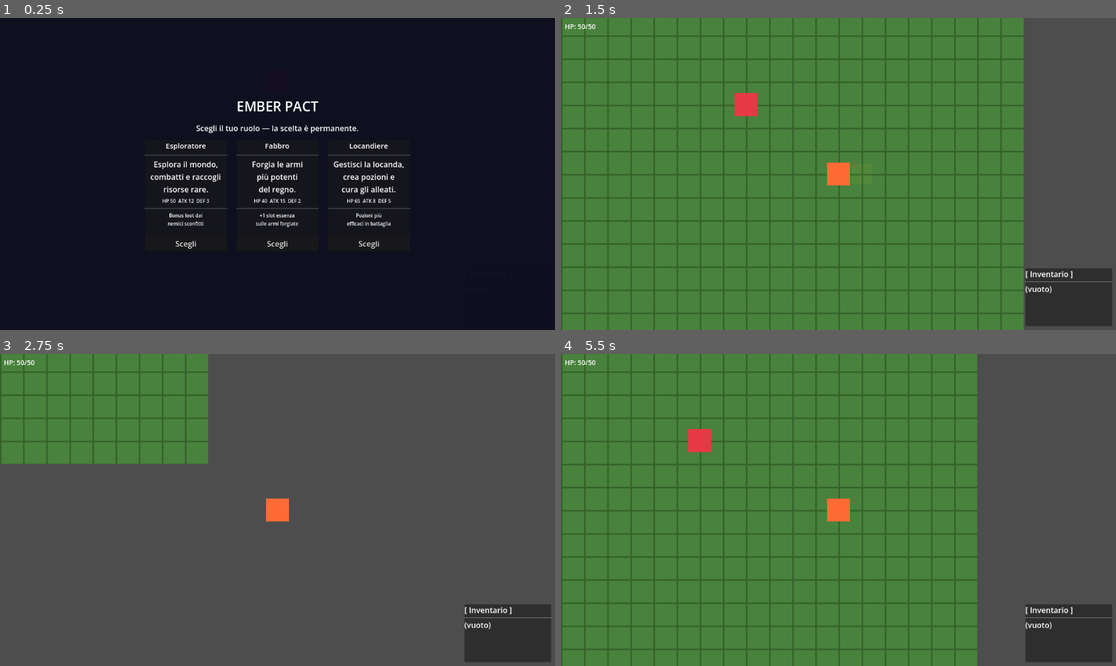
Above: before the commit, frames 1-4 (two rows, left to right).
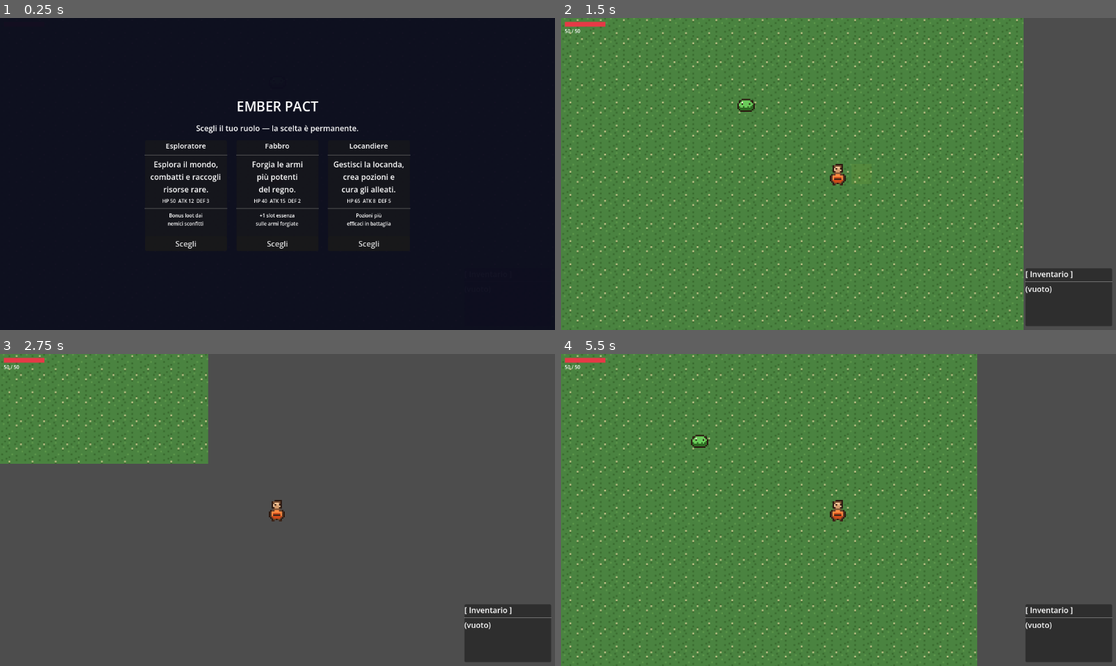
Above: after the commit, the same moments.

Repository: k0m1d3v/EmberPact
Game: Godot game, scene res://scenes/world/world.tscn
The game is run twice, just before and just after one commit, with the same random seed, the same clock (stepped at 60 frames per second) and the same inputs.
Inputs:
- Up to frame 1 (0.25 s): no input
- Up to frame 2 (1.5 s): click "Scegli" at 0.5 s; hold Right (ui_right) from 1.28 s (still down); tap Space (attack) at 1.35 s
- Up to frame 3 (2.75 s): release Right (ui_right) at 2.03 s; hold Down (ui_down) from 2.03 s (still down); tap E (interact) at 2.1 s
- Up to frame 4 (5.5 s): release Down (ui_down) at 2.78 s; hold Right (ui_right) 2.78-3.53 s; tap Space (attack) at 2.85, 4.25, 4.35 s; tap Enter at 3.5 s; hold Up (ui_up) 3.53-4.28 s; tap E (interact) at 3.6, 5.1 s; hold Left (ui_left) from 4.28 s (still down)

The runs differ from the first frame. In frame 2, 11% of the frame differs, in the area x 0-84%, y 0-100%; in frame 3, 2.0%; in frame 4, 9.7%.

Commit message:
Applica asset pack: texture pixel art su tutti gli sprite e tilemap
Asset aggiunti (assets/sprites/, assets/tiles/):
- player.png 16×16, enemy_slime.png 12×10, enemy_goblin.png 14×16
- item_pickup.png 8×8, node_forge.png 16×24
- tileset_atlas.png 96×16 (6 tile: erba/sentiero/acqua/roccia/dungeon/albero)
- palette.gd con i 26 colori ufficiali EmberPact (v0.4)

player.gd: sostituisce PlaceholderTexture2D con player.png (Sprite2D già
  nel .tscn), nasconde il ColorRect arancione; TEXTURE_FILTER_NEAREST

enemy.gd: _setup_visuals() — Slime e Goblin usano sprite dedicati,
  gli altri nemici usano il ColorRect colorato con palette ENEMY (#E63946)

item_pickup.gd: Sprite2D + item_pickup.png al posto del ColorRect giallo

forge.gd: Sprite2D + node_forge.png al posto del ColorRect blu

world.gd:
- generate_world() carica tileset_atlas.png (6 tile) invece di generare
  una texture al volo; mappa coperta da tile_grass (col 0)
- HP bar aggiornata: barra visiva con HP_EMPTY (#4A0000) + HP_FILL (#E63946)
  + label testuale sotto

Nota: aprire il progetto in Godot Editor per triggerare l'import dei PNG.

https://claude.ai/code/session_01MatrgjeeZ6dRxrgJphkcV9

Diff:
--- a/scripts/enemy.gd
+++ b/scripts/enemy.gd
@@ -20,6 +20,28 @@
 
 func _ready():
 	global_position = global_position.snapped(Vector2(TILE_SIZE, TILE_SIZE))
+	_setup_visuals()
+
+func _setup_visuals():
+	var color_rect = get_node_or_null("ColorRect")
+	match enemy_name:
+		"Slime":
+			if color_rect:
+				color_rect.visible = false
+			var sprite = Sprite2D.new()
+			sprite.texture = load("res://assets/sprites/enemy_slime.png")
+			sprite.texture_filter = CanvasItem.TEXTURE_FILTER_NEAREST
+			add_child(sprite)
+		"Goblin":
+			if color_rect:
+				color_rect.visible = false
+			var sprite = Sprite2D.new()
+			sprite.texture = load("res://assets/sprites/enemy_goblin.png")
+			sprite.texture_filter = CanvasItem.TEXTURE_FILTER_NEAREST
+			add_child(sprite)
+		_:
+			if color_rect:
+				color_rect.color = Color("#E63946")
 
 func take_damage(amount: int) -> int:
 	var damage = max(1, amount - defense)
--- a/scripts/forge.gd
+++ b/scripts/forge.gd
@@ -5,16 +5,15 @@
 var forge_ui_ref: Node
 
 func _ready():
-	var rect = ColorRect.new()
-	rect.color = Color(0.1, 0.2, 0.55)
-	rect.size = Vector2(14, 14)
-	rect.position = Vector2(-7, -7)
-	add_child(rect)
+	var sprite = Sprite2D.new()
+	sprite.texture = load("res://assets/tiles/node_forge.png")
+	sprite.texture_filter = CanvasItem.TEXTURE_FILTER_NEAREST
+	add_child(sprite)
 
 	var label = Label.new()
 	label.text = "Forgeria"
 	label.add_theme_font_size_override("font_size", 8)
-	label.position = Vector2(-20, -20)
+	label.position = Vector2(-20, -22)
 	add_child(label)
 
 func setup(player: Node, forge_ui: Node):
--- a/scripts/item_pickup.gd
+++ b/scripts/item_pickup.gd
@@ -3,11 +3,10 @@
 var item_name: String = "Frammento di ferro"
 
 func _ready():
-	var rect = ColorRect.new()
-	rect.color = Color(1.0, 0.85, 0.0)
-	rect.size = Vector2(12, 12)
-	rect.position = Vector2(-6, -6)
-	add_child(rect)
+	var sprite = Sprite2D.new()
+	sprite.texture = load("res://assets/sprites/item_pickup.png")
+	sprite.texture_filter = CanvasItem.TEXTURE_FILTER_NEAREST
+	add_child(sprite)
 
 	var shape = CollisionShape2D.new()
 	var circle = CircleShape2D.new()
--- /dev/null
+++ b/scripts/palette.gd
@@ -0,0 +1,37 @@
+# palette.gd — Ember Pact official palette (v0.4)
+# Autoload as "Palette" in Project Settings > Autoload.
+# Source of truth: GDD v0.4 §11.2
+
+extends Node
+
+# --- World ---
+const TERRAIN          := Color("#4A8340")
+const TERRAIN_SHADE    := Color("#336128")
+const PATH             := Color("#C8A96E")
+const PATH_SHADE       := Color("#A88A50")
+const FOREST_COMMON    := Color("#2D6B22")
+const FOREST_COMMON_SH := Color("#1A4A14")
+const FOREST_DARK      := Color("#1A1A2E")
+const FOREST_DARK_SH   := Color("#4A0080")
+const FOREST_SNOW      := Color("#E8F4F8")
+const FOREST_SNOW_SH   := Color("#A8D4E8")
+const MINE_SURFACE     := Color("#6B5744")
+const MINE_SURFACE_SH  := Color("#4A3830")
+const ABYSS_THERMAL    := Color("#8B1A00")
+const ABYSS_THERMAL_HL := Color("#FF6B00")
+
+# --- Entities ---
+const PLAYER           := Color("#FF6B35")
+const PLAYER_SHADE     := Color("#CC4A1A")
+const ENEMY            := Color("#E63946")
+const ENEMY_SHADE      := Color("#A82030")
+const PICKUP           := Color("#FFD700")
+const PICKUP_SHADE     := Color("#CC9900")
+
+# --- UI ---
+const UI_INK           := Color("#1A1A1A")
+const UI_PARCHMENT     := Color("#F5E6C8")
+const HP_FILL          := Color("#E63946")
+const HP_EMPTY         := Color("#4A0000")
+const FORGE_BG         := Color("#1A3A6B")
+const FORGE_ACCENT     := Color("#FF8C00")
--- a/scripts/player.gd
+++ b/scripts/player.gd
@@ -26,6 +26,14 @@
 func _ready():
 	global_position = global_position.snapped(Vector2(TILE_SIZE, TILE_SIZE))
 	target_position = global_position
+
+	var sprite = get_node_or_null("Sprite2D")
+	if sprite:
+		sprite.texture = load("res://assets/sprites/player.png")
+		sprite.texture_filter = CanvasItem.TEXTURE_FILTER_NEAREST
+	var color_rect = get_node_or_null("ColorRect")
+	if color_rect:
+		color_rect.visible = false
 
 	attack_flash = ColorRect.new()
 	attack_flash.color = Color(1.0, 0.9, 0.1, 0.7)
--- a/scripts/world.gd
+++ b/scripts/world.gd
@@ -34,6 +34,7 @@
 var save_mgr: Node = null
 var role_select_ui: Node = null
 var hp_label: Label = null
+var hp_bar_fill: ColorRect = null
 var enemies: Array = []
 
 func _ready():
@@ -75,9 +76,19 @@
 	var hp_layer = CanvasLayer.new()
 	hp_layer.layer = 1
 	add_child(hp_layer)
+	var hp_bg = ColorRect.new()
+	hp_bg.color = Color("#4A0000")
+	hp_bg.size = Vector2(84, 10)
+	hp_bg.position = Vector2(8, 8)
+	hp_layer.add_child(hp_bg)
+	hp_bar_fill = ColorRect.new()
+	hp_bar_fill.color = Color("#E63946")
+	hp_bar_fill.size = Vector2(84, 10)
+	hp_bar_fill.position = Vector2(8, 8)
+	hp_layer.add_child(hp_bar_fill)
 	hp_label = Label.new()
-	hp_label.position = Vector2(8, 8)
-	hp_label.add_theme_font_size_override("font_size", 14)
+	hp_label.position = Vector2(8, 20)
+	hp_label.add_theme_font_size_override("font_size", 10)
 	hp_layer.add_child(hp_label)
 
 	player.hp_changed.connect(_on_player_hp_changed)
@@ -107,20 +118,12 @@
 	var tileset = TileSet.new()
 	tileset.tile_size = Vector2i(16, 16)
 
-	var image = Image.create(16, 16, false, Image.FORMAT_RGB8)
-	image.fill(Color(0.29, 0.51, 0.24))
-
-	for x in range(16):
-		for y in range(16):
-			if x == 0 or y == 0:
-				image.set_pixel(x, y, Color(0.20, 0.38, 0.16))
-
-	var texture = ImageTexture.create_from_image(image)
-
+	var atlas_texture = load("res://assets/tiles/tileset_atlas.png")
 	var source = TileSetAtlasSource.new()
-	source.texture = texture
+	source.texture = atlas_texture
 	source.texture_region_size = Vector2i(16, 16)
-	source.create_tile(Vector2i(0, 0))
+	for col in range(6):
+		source.create_tile(Vector2i(col, 0))
 	tileset.add_source(source, 0)
 
 	tilemap.tile_set = tileset
@@ -175,11 +178,15 @@
 
 func _on_player_hp_changed(current_hp: int, max_hp: int):
 	if hp_label:
-		hp_label.text = "HP: %d/%d" % [current_hp, max_hp]
+		hp_label.text = "%d / %d" % [current_hp, max_hp]
+	if hp_bar_fill and max_hp > 0:
+		hp_bar_fill.size.x = 84.0 * float(current_hp) / float(max_hp)
 	if current_hp <= 0:
 		player.hp = player.max_hp
 		if hp_label:
-			hp_label.text = "HP: %d/%d" % [player.max_hp, max_hp]
+			hp_label.text = "%d / %d" % [player.max_hp, max_hp]
+		if hp_bar_fill:
+			hp_bar_fill.size.x = 84.0
 		save_mgr.save_game(player)
 		game_over_ui_node.show_game_over()
 
Binary file added: assets/sprites/enemy_goblin.png
Binary file added: assets/sprites/enemy_slime.png
Binary file added: assets/sprites/item_pickup.png
Binary file added: assets/sprites/player.png
Binary file added: assets/tiles/node_forge.png
Binary file added: assets/tiles/tile_dungeon_entrance.png
Binary file added: assets/tiles/tile_grass.png
Binary file added: assets/tiles/tile_path.png
Binary file added: assets/tiles/tile_rock.png
Binary file added: assets/tiles/tile_tree.png
Binary file added: assets/tiles/tile_water.png
Binary file added: assets/tiles/tileset_atlas.png
(and 1 more such lines)
